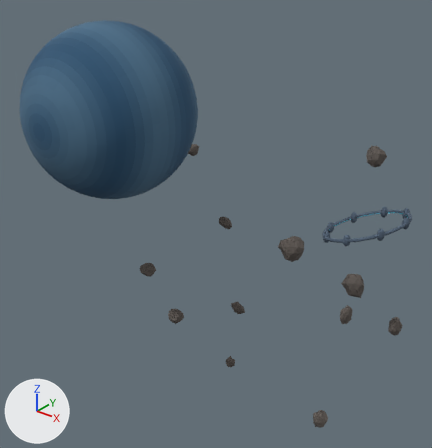
A saved change to the OBJ model Recursos_Galaga3D/modelos/escenario_orbital.obj.
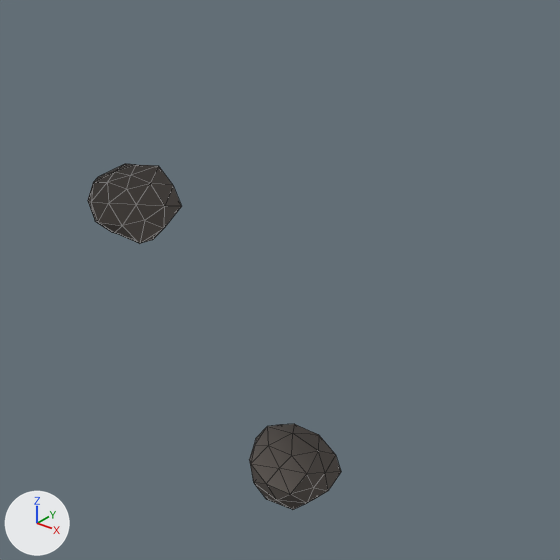
The first picture shows the older version from a camera (50 mm lens) standing at (64.2, -102.6, 111.3) and looking at (-8.9, -11.3, 54.7). The close-ups show the older and then the newer version on the part from 29% to 52% of the width and 52% to 74% of the height of that picture. Only the edits that show in the close-ups are written down. The lights are fixed; the arrows at lower left show +X, +Y and +Z. The close-ups show mesh edges as thin lines. Where no turn or scale is listed for an object, it has been applied to the vertices.

Names of what the first close-up shows: 'escenario_orbital_Asteroide_10', 'escenario_orbital_Asteroide_2'.
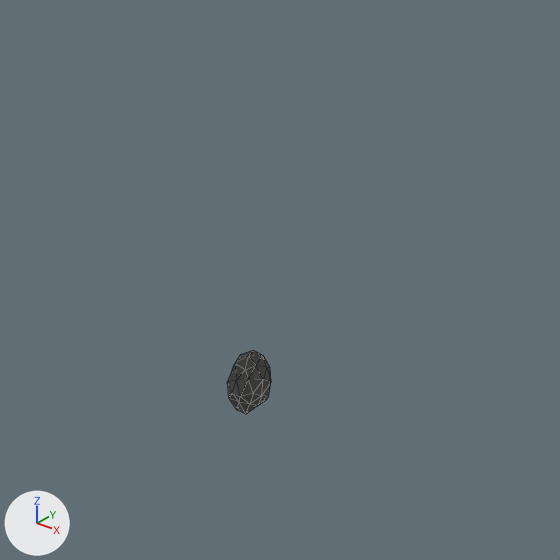
The newer file is also rescaled (x1.25), turned or shifted as a whole; pictures and numbers use the older file's frame.

What differs and where, as boxes (x1, y1, x2, y2) in the close-ups (560 x 560 px):
'escenario_orbital_Asteroide_2', deleted: before (249, 424, 341, 510)
'escenario_orbital_Asteroide_10', deleted: before (88, 164, 182, 244)
'escenario_orbital_Roca_2', added: after (227, 350, 271, 414)

The change, as a diff of the scene's bpy script:
```diff
--- a/Recursos_Galaga3D/modelos/escenario_orbital.obj.py
+++ b/Recursos_Galaga3D/modelos/escenario_orbital.obj.py
@@ mat_rock @@
 mat_rock = principled_material('rock')
-mat_rock.base_color = (0.1, 0.085, 0.075)  # dark grey #59524d
+mat_rock.base_color = (0.085, 0.085, 0.08)  # dark grey #525250
 mat_rock.roughness = 0.89
@@ me_escenario_orbital_roca_2 @@
+me_escenario_orbital_roca_2.from_pydata(...)  # 42 vertices, 80 faces; spans x -20.72..-19.2, y -10.68..-8.48, z 25.9..28.53
+me_escenario_orbital_roca_2.materials.append(mat_rock)  # dark grey #525250
@@ ob_escenario_orbital_asteroide_10 @@
-ob_escenario_orbital_asteroide_10 = bpy.data.objects.new('escenario_orbital_Asteroide_10', me_escenario_orbital_asteroide_10)
-ob_escenario_orbital_asteroide_10.location = (0.0, 0.0, 0.0)
@@ ob_escenario_orbital_asteroide_2 @@
-ob_escenario_orbital_asteroide_2 = bpy.data.objects.new('escenario_orbital_Asteroide_2', me_escenario_orbital_asteroide_2)
-ob_escenario_orbital_asteroide_2.location = (0.0, 0.0, 0.0)
@@ ob_escenario_orbital_roca_2 @@
+ob_escenario_orbital_roca_2 = bpy.data.objects.new('escenario_orbital_Roca_2', me_escenario_orbital_roca_2)
+ob_escenario_orbital_roca_2.location = (-1.0, -5.0, 4.4)
```
